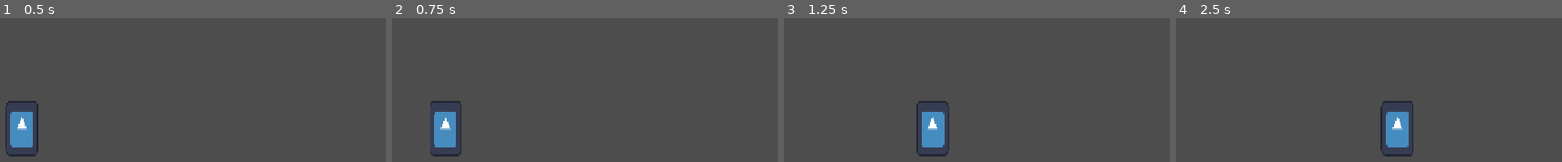
Above: before the commit, frames 1-4 (left to right).
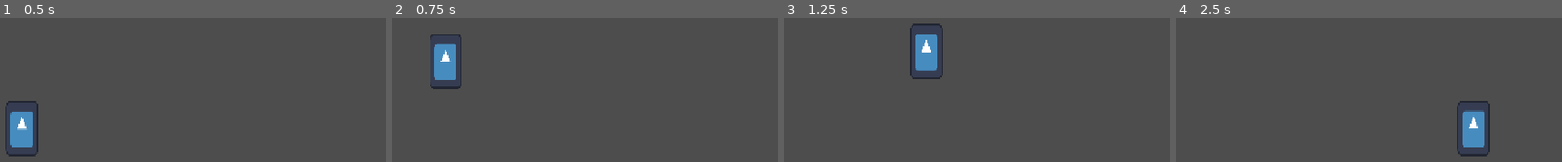
Above: after the commit, the same moments.

Repository: pdues/LD60
Game: Godot game, scene res://scene/game.tscn
The game is run twice, just before and just after one commit, with the same random seed, the same clock (stepped at 60 frames per second) and the same inputs. The engine's default icon, where the game draws it, is replaced by a stand-in: a white triangle on a blue panel in a dark square.
Inputs:
- Up to frame 1 (0.5 s): no input
- Up to frame 2 (0.75 s): tap Enter at 0.5 s; hold Right (ui_right) from 0.53 s (still down); tap Up (ui_up) at 0.6 s
- Up to frame 3 (1.25 s): keep holding Right (ui_right); tap Up (ui_up) at 0.77, 1.07 s
- Up to frame 4 (2.5 s): tap Up (ui_up) at 1.35, 1.52, 1.82, 2.1 s; release Right (ui_right) at 2.03 s; hold Left (ui_left) from 2.03 s (still down)

Frame 1 is identical in both runs. In frame 2, 3.4% of the frame differs, in the area x 9-18%, y 11-97%; in frame 3, 3.9%; in frame 4, 3.9%, in the area x 52-82%, y 57-97%.

Commit message:
Jump implemented

Diff:
--- a/ld-60-game/scene/player.tscn
+++ b/ld-60-game/scene/player.tscn
@@ -5,6 +5,7 @@
 [ext_resource type="Script" uid="uid://cmkkpswrmcjcp" path="res://script/states/state_machine.gd" id="3_fvtld"]
 [ext_resource type="Script" uid="uid://bwvoyha86ca4h" path="res://script/states/playerMovement.gd" id="4_ct4mp"]
 [ext_resource type="Script" uid="uid://cvrlvfqut7jqp" path="res://script/states/playerIdle.gd" id="5_s4jxa"]
+[ext_resource type="Script" uid="uid://34v1rx2q4sa" path="res://script/states/playerJump.gd" id="6_oh5ij"]
 
 [sub_resource type="CapsuleShape2D" id="CapsuleShape2D_xrivr"]
 
@@ -43,3 +44,8 @@
 script = ExtResource("4_ct4mp")
 player = NodePath("../..")
 metadata/_custom_type_script = "uid://bwvoyha86ca4h"
+
+[node name="playerJump" type="Node" parent="state_machine" unique_id=1225700253 node_paths=PackedStringArray("player")]
+script = ExtResource("6_oh5ij")
+player = NodePath("../..")
+metadata/_custom_type_script = "uid://34v1rx2q4sa"
--- a/ld-60-game/script/states/playerIdle.gd
+++ b/ld-60-game/script/states/playerIdle.gd
@@ -11,3 +11,6 @@
 
 	if direction !=0:
 		Transitioned.emit(self, "playerMovement")
+
+	if Input.is_action_just_pressed("ui_up") and player.is_on_floor():
+		Transitioned.emit(self, "playerJump")
--- /dev/null
+++ b/ld-60-game/script/states/playerJump.gd
@@ -0,0 +1,18 @@
+extends State
+class_name playerJump
+
+@export var player: CharacterBody2D
+@export var JUMPHEIGHT: float = -400.0
+
+var gravity = ProjectSettings.get_setting("physics/2d/default_gravity")
+
+func Enter():
+	player.velocity.y = JUMPHEIGHT
+	print("jump")
+
+
+func Physics_Update(delta: float) -> void:
+	if player.velocity.y !=0:
+		player.velocity.y += gravity * delta
+	if player.velocity.y == 0:
+		Transitioned.emit(self, "playerIdle")
--- a/ld-60-game/script/states/playerMovement.gd
+++ b/ld-60-game/script/states/playerMovement.gd
@@ -10,5 +10,7 @@
 	if direction == 0:
 		Transitioned.emit(self, "playerIdle")
 		return
+	if Input.is_action_just_pressed("ui_up") and player.is_on_floor():
+		Transitioned.emit(self, "playerJump")
 
 	player.velocity.x = direction * MOVESPEED
Not shown, added: ld-60-game/script/states/playerJump.gd.uid
